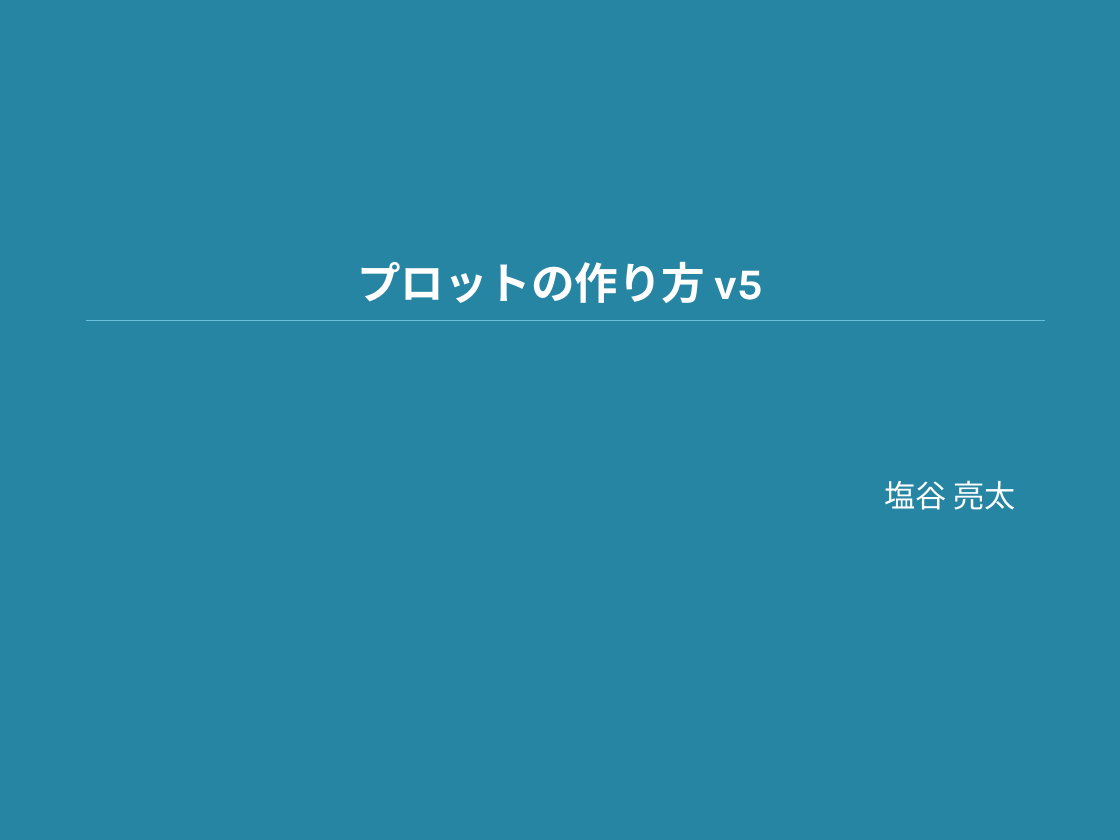
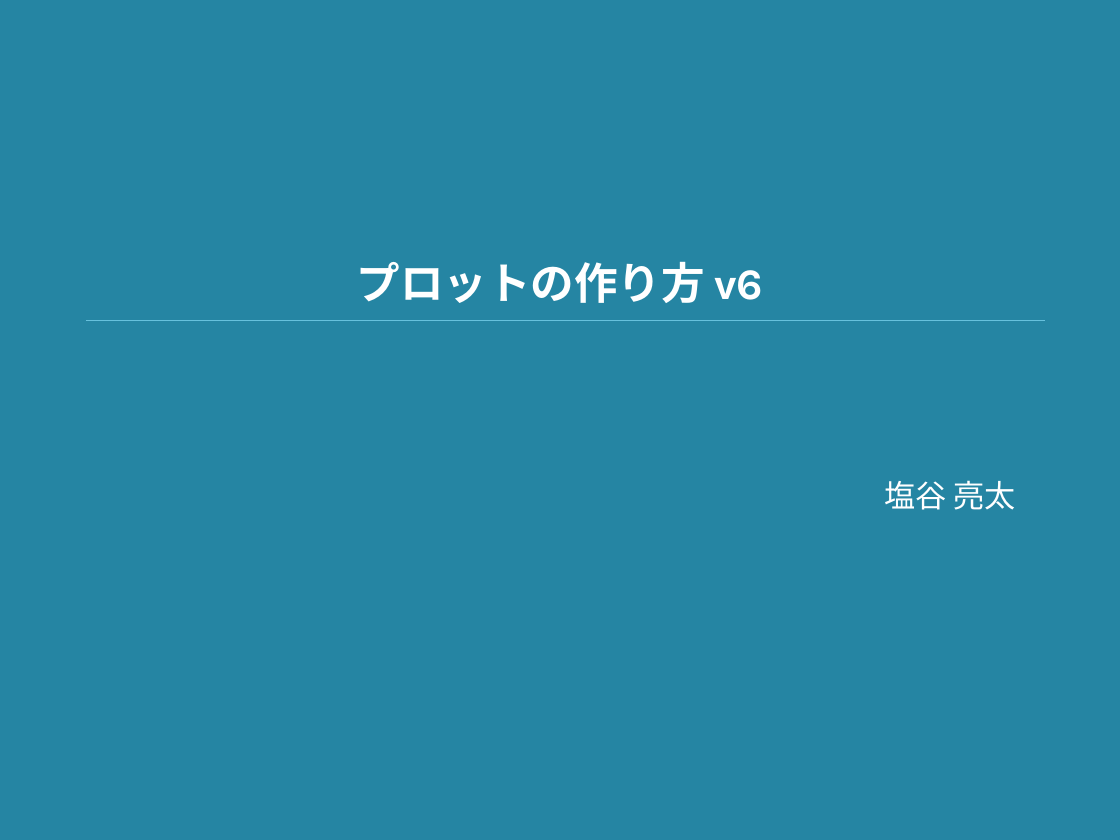
Before and after one commit to shioya-lab/how-to, a slide deck: slide 1 of plot.pptx. Drawn at 1120x840 pixels with LibreOffice and Linux fonts; fonts in the diff are those of the drawing. Boxes give left, top, right and bottom in pixels: in the first picture for what was removed or moved away, otherwise in the second. Text is boxed around its words. In the diff, an @@ line names an element or a change of style, - is before the commit and + after.

```diff
--- a/plot.pptx
+++ b/plot.pptx
@@ title at bbox=[357, 261, 763, 303]: text changed @@
-プロットの作り方 v5
+プロットの作り方 v6
```
Also in this commit, not shown: 6 other slides changed, 10 slides added, 1 other file.
